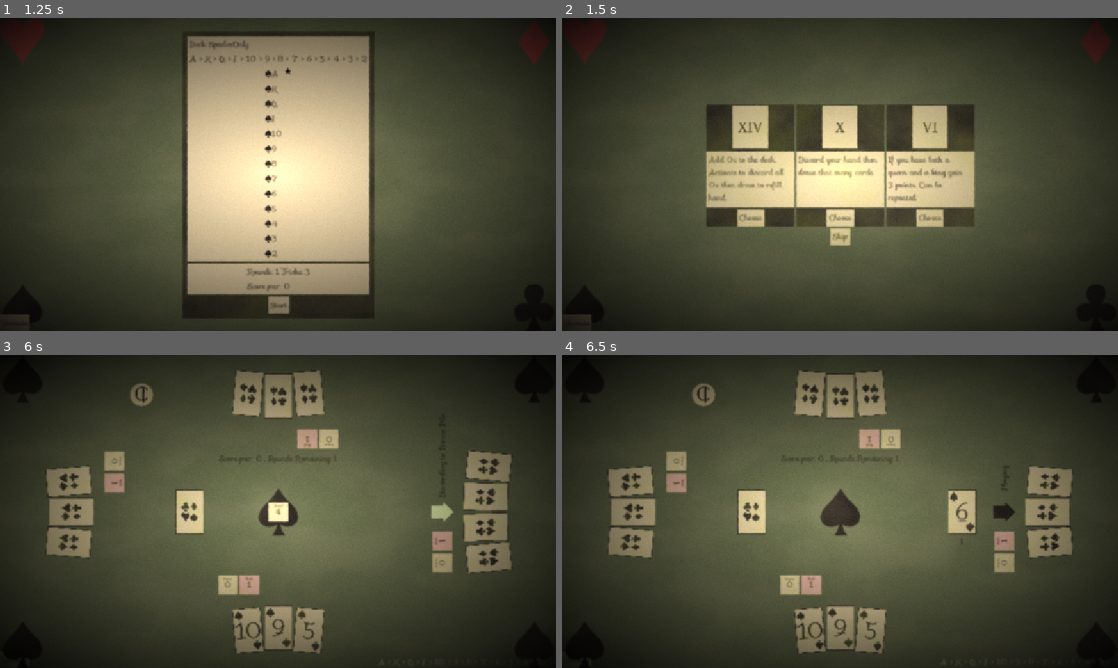
Above: before the commit, frames 1-4 (two rows, left to right).
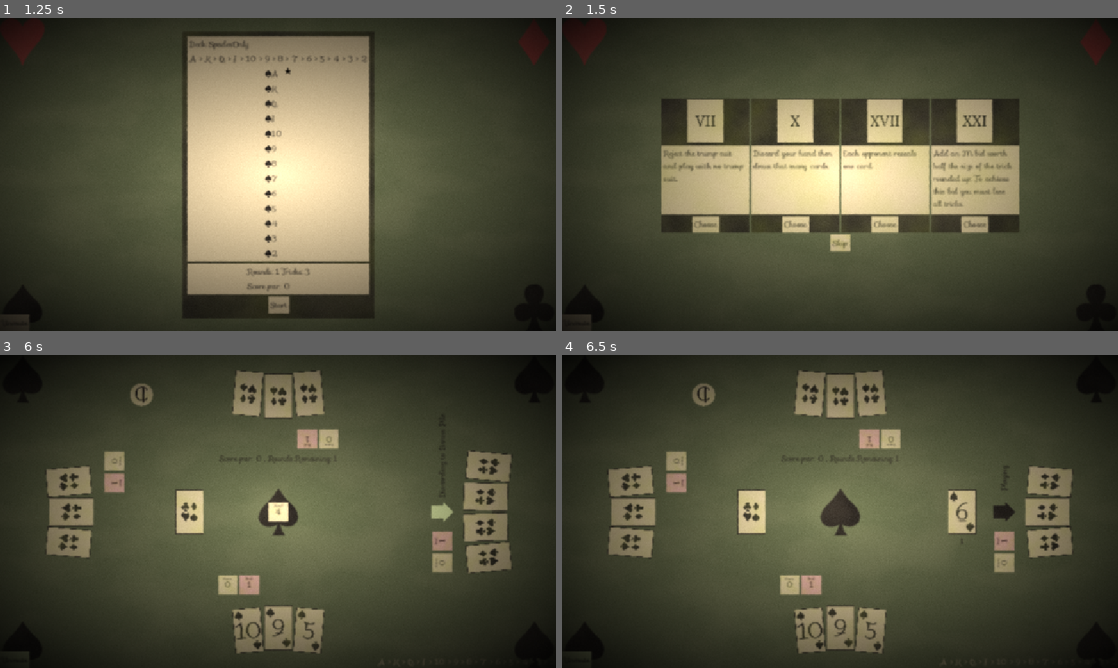
Above: after the commit, the same moments.

Repository: CMurtagh-LGTM/brackeys25.2
Game: Godot game, scene res://Main.tscn
Same seed, same stepped clock (60 frames per second), same inputs: the game is played once before the commit and once after it.
Inputs (mouse positions are in pixels of both pictures, inside the frame that each line leads up to):
- Up to frame 1 (1.25 s): click "Start" at 0.5 s
- Up to frame 2 (1.5 s): click "Start" at 1.25 s
- Up to frame 3 (6 s): click "Skip" at 2 s; move the mouse to (189, 511) at 2.77 s; click (189, 511) at 2.92 s; move the mouse to (177, 511) at 3.52 s; click (177, 511) at 3.67 s; click "1" at 4.25 s; click "Unmute" at 5 s; click "Mute" at 5.75 s
- Up to frame 4 (6.5 s): no input

Frame 1 is identical in both runs. In frame 2, 19% of the frame differs, in the area x 17-83%, y 25-75%; in frame 3, less than 0.1%; in frame 4, less than 0.1%.

Commit message:
Pauper

Diff:
--- a/Bid/Bid.gd
+++ b/Bid/Bid.gd
@@ -2,12 +2,15 @@
 extends RefCounted
 
 ## The display on the button
-@export var character: String = ""
+var character: String = ""
+
+## If target is less than minimum bid is is disabled
+var target: int = 0
 
 ## The amount of score awarded when won
-@export var score: int = 0
-## If target is less than minimum bid is is disabled
-@export var target: int = 0
+func score(_game_state: GameState) -> int:
+	assert(false)
+	return 0
 
 func has_met(_current_deal_score: int) -> bool:
 	assert(false)
--- a/Bid/BidButton.tscn
+++ b/Bid/BidButton.tscn
@@ -35,6 +35,7 @@
 offset_bottom = -608.0
 grow_horizontal = 2
 grow_vertical = 2
+focus_mode = 0
 
 [node name="Mould" parent="." instance=ExtResource("1_kofa8")]
 material = SubResource("ShaderMaterial_vpvmw")
--- /dev/null
+++ b/Bid/MisereBid.gd
@@ -0,0 +1,12 @@
+class_name MisereBid
+extends Bid
+
+func has_met(current_deal_score: int) -> bool:
+	return current_deal_score == 0
+
+func _init() -> void:
+	target = 7
+	character = "M"
+
+func score(game_state: GameState) -> int:
+	return ceil(game_state.trick_count() / 2.0)
--- a/Bid/NormalBid.gd
+++ b/Bid/NormalBid.gd
@@ -1,10 +1,15 @@
 class_name NormalBid
 extends Bid
+
+var _score: int
 
 func has_met(current_deal_score: int) -> bool:
 	return current_deal_score >= target
 
+func score(_game_state: GameState) -> int:
+	return _score
+
 func _init(target_: int) -> void:
-	score = target_
+	_score = target_
 	target = target_
 	character = str(target_)
--- a/GameManager/GameManager.gd
+++ b/GameManager/GameManager.gd
@@ -40,7 +40,7 @@
 var _deck_info: DeckInfo = preload("res://Resources/Decks/French53.tres")
 var _ai_info: AIInfo
 
-var _deal_size: int = 7 # Number of cards to deal
+var _trick_count: int = 7 # Number of cards to deal
 var _deal_packets: Array = [
 	[1],
 	[2],
@@ -93,7 +93,7 @@
 
 func set_trick_count(count: int) -> void:
 	assert(not initialized)
-	_deal_size = count
+	_trick_count = count
 
 func set_win_condition(text: String) -> void:
 	assert(not initialized)
@@ -144,7 +144,7 @@
 	_deck.reset()
 	_deck.set_discard_pile(_discard_pile)
 
-	_game_state = GameState.new(_deck_info, _trick, _hand_count)
+	_game_state = GameState.new(_deck_info, _trick, _hand_count, _trick_count)
 	_game_state.trump_changed.connect(_on_update_game_state_trump)
 	_game_state.turnup_changed.connect(_on_turnup_changed)
 
@@ -168,7 +168,7 @@
 		_hands[hand_index].set_ai(AI.new(_ai_info))
 	_dealer = randi_range(0, _hands.size() - 1)
 
-	for bid_index: int in _deal_size + 1:
+	for bid_index: int in _game_state.trick_count() + 1:
 		_game_state.add_bid(NormalBid.new(bid_index))
 
 	for triumph: Triumph in _triumphs:
@@ -195,8 +195,8 @@
 	_game_state.set_trump(null);
 	_hands[_dealer].set_is_dealer()
 	_current_hand = (_dealer + 1) % _hands.size()
-	assert(_deal_packets[_deal_size-1].reduce(Utils.sum) == _deal_size)
-	for packet: int in _deal_packets[_deal_size-1]:
+	assert(_deal_packets[_game_state.trick_count()-1].reduce(Utils.sum) == _game_state.trick_count())
+	for packet: int in _deal_packets[_game_state.trick_count()-1]:
 		for relative_hand_index: int in _hands.size():
 			var hand = _hands[(relative_hand_index + _current_hand) % _hands.size()]
 			for _i in range(packet):
@@ -205,7 +205,7 @@
 	var turnup: Card = await _deck.draw_card()
 	_game_state.set_turnup(turnup)
 
-	_tricks_remaining = _deal_size
+	_tricks_remaining = _game_state.trick_count()
 	_triumphs_before_bid()
 
 func _on_turnup_changed() -> void:
@@ -254,26 +254,26 @@
 		# Make sure that the game is overcalled
 		# floor(amount_underbid / yet_to_bid_players)
 		@warning_ignore("narrowing_conversion")
-		var minimum_bid: int = ceilf((_deal_size - current_total + 1) / float(_hands.size() - relative_bid_index))
+		var minimum_bid: int = max(ceilf((_game_state.trick_count() - current_total + 1) / float(_hands.size() - relative_bid_index)), 0)
 
 		if hand.is_player():
 			await hand.player_bid(minimum_bid)
 		else:
-			var current_bid_score: int = _hands[highest_bidder_index].current_bid().score if _hands[highest_bidder_index].current_bid() else 0
-			await hand.ai_bid(minimum_bid, _deal_size, current_bid_score, _deck.peek_top())
-
-		if hand.current_bid().score > _hands[highest_bidder_index].current_bid().score:
+			var current_bid_score: int = _hands[highest_bidder_index].current_bid().score(_game_state) if _hands[highest_bidder_index].current_bid() else 0
+			await hand.ai_bid(minimum_bid, _game_state.trick_count() - 1, current_bid_score, _deck.peek_top())
+
+		if hand.current_bid().score(_game_state) > _hands[highest_bidder_index].current_bid().score(_game_state):
 			highest_bidder_index = _current_hand
 
-		current_total += hand.current_bid().score
+		current_total += hand.current_bid().score(_game_state)
 		_total_bid_label.text = str(current_total)
 		_current_hand += 1
 		_current_hand %= _hands.size()
 
 	# Display info
-	# if current_total < _deal_size:
+	# if current_total < _game_state.trick_count():
 	# 	_call_info.text = over_under_bid_text[0]
-	# elif current_total > _deal_size:
+	# elif current_total > _game_state.trick_count():
 	# 	_call_info.text = over_under_bid_text[1]
 
 	_point_to_hand(_hand_index_to_compass(highest_bidder_index))
@@ -284,7 +284,7 @@
 	var highest_bidder: Hand = _hands[highest_bidder_index]
 	highest_bidder.add_card(_game_state.turnup())
 	_game_state.set_turnup(null)
-	var _discarded_cards: Array[Card] = await highest_bidder.discard(_deal_size, Hand.DiscardTarget.BONUS)
+	var _discarded_cards: Array[Card] = await highest_bidder.discard(_game_state.trick_count(), Hand.DiscardTarget.BONUS)
 	await _bonus_pile.append(_discarded_cards)
 	_bid_info.visible = false
 
@@ -335,7 +335,7 @@
 		var hand_index: int = (relative_hand_index + _dealer + 1) % _hands.size()
 		if (_hands[hand_index].get_deal_score() >= _hands[top_score_index].get_deal_score() and
 			(_hands[hand_index].get_deal_score() > _hands[top_score_index].get_deal_score() or
-				_hands[hand_index].current_bid().score > _hands[top_score_index].current_bid().score)
+				_hands[hand_index].current_bid().score(_game_state) > _hands[top_score_index].current_bid().score(_game_state))
 		):
 			top_score_index = hand_index
 
--- a/GameManager/GameState.gd
+++ b/GameManager/GameState.gd
@@ -7,16 +7,18 @@
 var _trick: Trick
 var _hand_count: int
 var _turnup: Card
+var _trick_count: int
 
 var _bids: Array[Bid] = []
 
 signal trump_changed
 signal turnup_changed
 
-func _init(deck_info_: DeckInfo, trick_: Trick, hand_count: int):
+func _init(deck_info_: DeckInfo, trick_: Trick, hand_count: int, trick_count_: int):
 	deck_info = deck_info_
 	_trick = trick_
 	_hand_count = hand_count
+	_trick_count = trick_count_
 
 func lead_suit() -> Suit:
 	return _trick.lead_suit(_trump)
@@ -53,3 +55,6 @@
 
 func bids() -> Array[Bid]:
 	return _bids
+
+func trick_count() -> int:
+	return _trick_count
--- a/Globals.gd
+++ b/Globals.gd
@@ -51,7 +51,7 @@
 
 var muted: bool = true # TODO false
 
-const forced_triumph: TriumphInfo = null # preload("res://Resources/Triumph/Judge.tres")
+const forced_triumph: TriumphInfo = preload("res://Resources/Triumph/Pauper.tres")
 
 func _ready() -> void:
 	var viewport = get_viewport()
--- a/Hand/AI.gd
+++ b/Hand/AI.gd
@@ -206,7 +206,10 @@
 		print("bid score: ", score)
 
 	@warning_ignore("narrowing_conversion")
-	return clampf(score, min_allowed_bid, max_allowed_bid)
+	var iscore: int = clampf(score, min_allowed_bid, max_allowed_bid)
+	assert(iscore >= min_allowed_bid)
+	assert(iscore <= max_allowed_bid)
+	return iscore
 
 func _lowest_score_card_index(cards: Array[Card], low: float, high: float, trump: Suit, only_trumps: bool) -> int:
 	var worst_index: int = 0
--- a/Hand/Hand.gd
+++ b/Hand/Hand.gd
@@ -137,16 +137,16 @@
 	_hand_score_label.text = str(_current_deal_score)
 	_hand_score_label.visible = true
 	if _current_bid.has_met(_current_deal_score):
-		_bid_indicator.modulate = Globals.LIGHT_GREEN
+		_bid_indicator.modulate = Globals.LIGHT_RED if not _current_bid.has_met(_current_deal_score) else Globals.LIGHT_GREEN
 
 func get_deal_score() -> int:
 	return _current_deal_score
 
 func update_score(bonus: int = 0) -> void:
 	if _current_bid.has_met(_current_deal_score):
-		_total_score += _current_bid.score + bonus
+		_total_score += _current_bid.score(_game_state) + bonus
 	else:
-		_total_score -= _current_bid.score
+		_total_score -= _current_bid.score(_game_state)
 	_total_score_label.text = str(_total_score)
 	_current_deal_score = 0
 
@@ -171,7 +171,8 @@
 func ai_bid(min_allowed_bid: int, max_allowed_bid: int, highest_bid: int, revealed_card: Card) -> void:
 	_info_display.visible = true
 	_info_display_label.text = "Bidding"
-	_current_bid = _game_state.bids()[(await _ai.decide_bid(min_allowed_bid, max_allowed_bid, highest_bid, revealed_card, _game_state, _cards))]
+	var bid_index: int = await _ai.decide_bid(min_allowed_bid, max_allowed_bid, highest_bid, revealed_card, _game_state, _cards)
+	_current_bid = _game_state.bids()[bid_index]
 	_info_display.visible = false
 	_set_bid_indicator()
 
@@ -303,7 +304,7 @@
 
 func _set_bid_indicator() -> void:
 	_bid_indicator.visible = true
-	_bid_indicator.modulate = Globals.LIGHT_RED if _current_bid.score > 0 else Globals.LIGHT_GREEN
+	_bid_indicator.modulate = Globals.LIGHT_RED if not _current_bid.has_met(_current_deal_score) else Globals.LIGHT_GREEN
 	_bid_label.text = str(_current_bid.character)
 
 func _can_play_card(card: Card) -> bool:
--- a/Main.tscn
+++ b/Main.tscn
@@ -132,6 +132,7 @@
 script = ExtResource("10_20pc6")
 
 [node name="MuteButton" type="Button" parent="Mute"]
+z_index = 1
 offset_top = 613.0
 offset_right = 50.0
 offset_bottom = 648.0
--- /dev/null
+++ b/Resources/Triumph/Pauper.tres
@@ -0,0 +1,17 @@
+[gd_resource type="Resource" script_class="TriumphInfo" load_steps=5 format=3 uid="uid://capi1wifrudys"]
+
+[ext_resource type="Script" uid="uid://chanul83o6q5u" path="res://Triumph/TriumphInfo.gd" id="1_np5cc"]
+[ext_resource type="Script" uid="uid://b1d1cwf65o0t" path="res://Triumph/TriumphGameModifier/MisereModifier.gd" id="1_wseff"]
+[ext_resource type="Texture2D" uid="uid://daxci04aq4pow" path="res://Assets/Characters/XXI.svg" id="3_72j3l"]
+
+[sub_resource type="Resource" id="Resource_72j3l"]
+script = ExtResource("1_wseff")
+metadata/_custom_type_script = "uid://b1d1cwf65o0t"
+
+[resource]
+script = ExtResource("1_np5cc")
+texture = ExtResource("3_72j3l")
+description = "Add an M bid worth half the size of the trick rounded up. To achieve this bid you must lose all tricks."
+exhausts = true
+game_modifier = SubResource("Resource_72j3l")
+metadata/_custom_type_script = "uid://chanul83o6q5u"
--- a/Triumph/TriumphGameModifier/Misere.gd
+++ /dev/null
@@ -1 +0,0 @@
-extends TriumphGameModifier
--- /dev/null
+++ b/Triumph/TriumphGameModifier/MisereModifier.gd
@@ -0,0 +1,5 @@
+class_name MisereModifier
+extends TriumphGameModifier
+
+func change_game(state: TriumphGameState) -> void:
+	state.game_state.add_bid(MisereBid.new())
Not shown, added: Bid/MisereBid.gd.uid
Renamed: Triumph/TriumphGameModifier/Misere.gd.uid -> Triumph/TriumphGameModifier/MisereModifier.gd.uid
